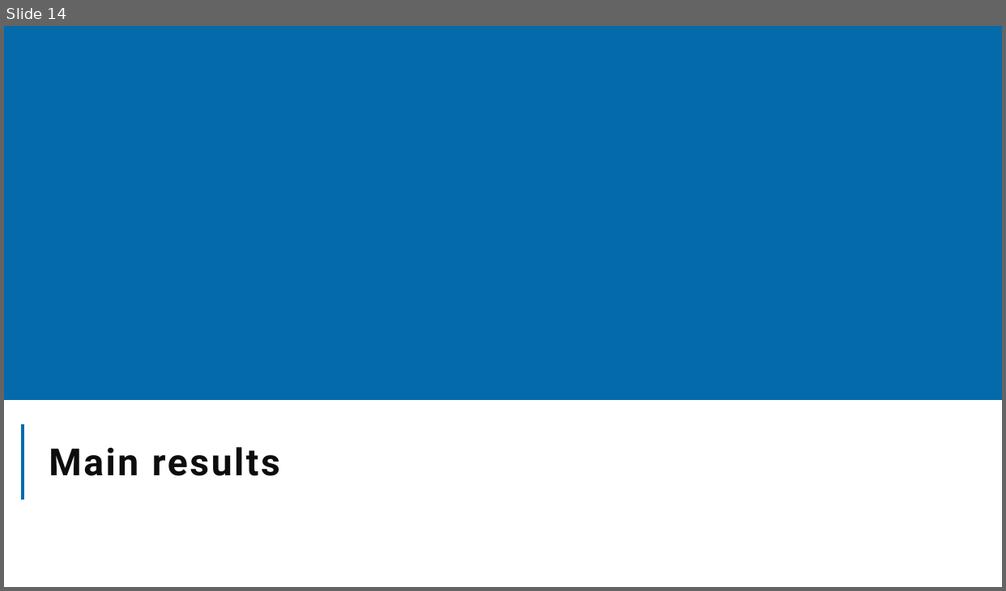
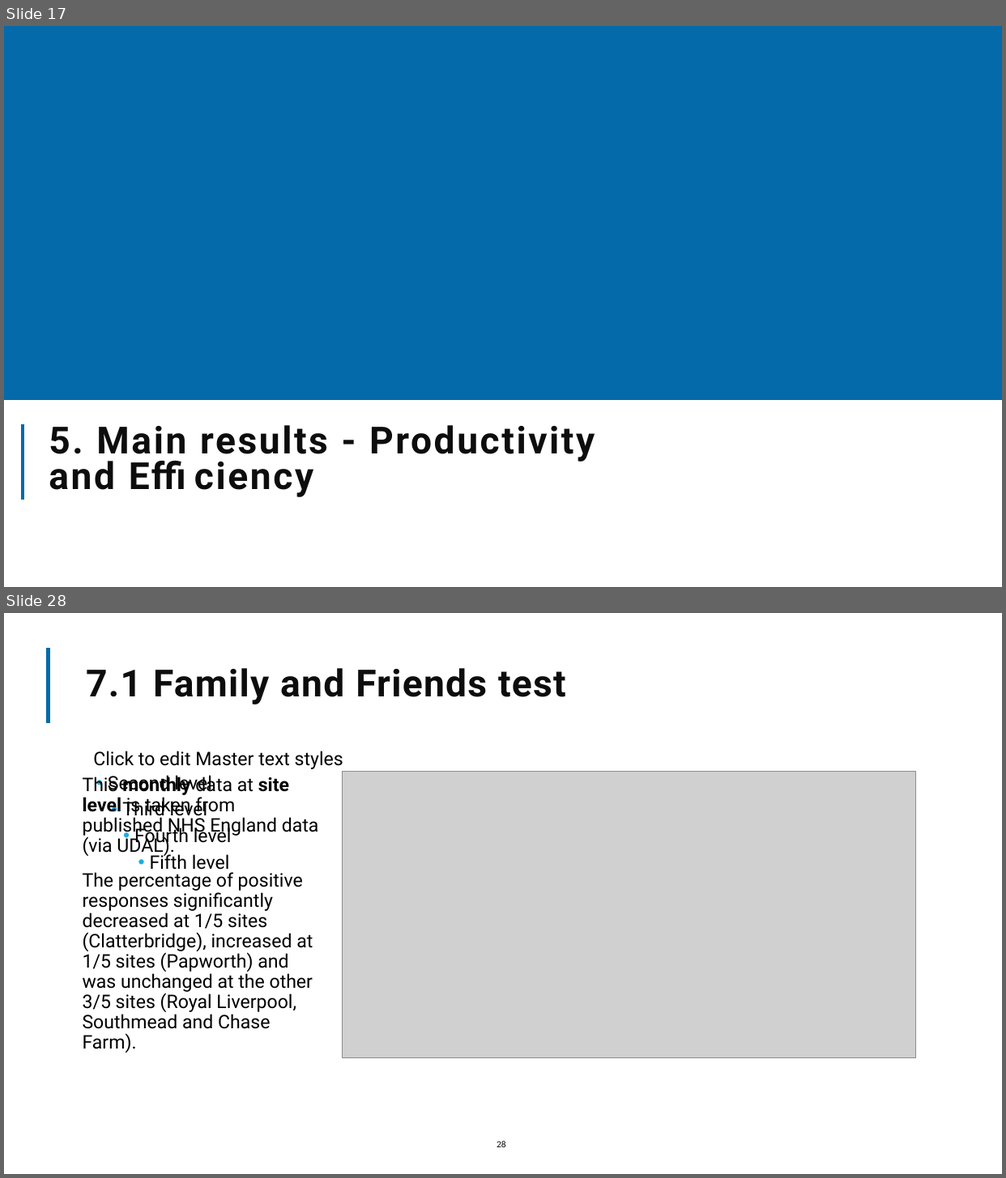
Before and after one commit to The-Strategy-Unit/nhp_sbr_impacts, a slide deck: NHP_SBR impacts_2024.pptx. Shown one above the other, each under a label of ours: slide 14 before the commit, slides 17 and 28 after it; the slides between them are not shown. The pictures are 1006x591 and 1006x1178 pixels, drawn with LibreOffice and Linux fonts; fonts in the diff are those of the drawing; grey boxes stand for pictures; background and template pictures are left out. Boxes give left, top, right and bottom in pixels: in the first picture for what was removed or moved away, otherwise in the second. Text is boxed around its words. In the diff, an @@ line names an element or a change of style, - is before the commit and + after.

Commit message:
Added summary results sections to qmd/pptx output. Minor tweaks to template layout. Latest render aded.
Unknown changes (accidental space?) to causal impact script :-).

```diff
--- a/NHP_SBR impacts_2024.pptx
+++ b/NHP_SBR impacts_2024.pptx
@@ slide 28 added at <box>4,613,1002,1174</box>, background picture (left out) @@
@@ line added from (49, 723) to (49, 648), #046AAA 3.5 pt @@
@@ title added at <box>86,668,566,705</box>, 36 pt, text #0D0D0D, bold @@
+7.1 Family and Friends test
@@ text added at <box>93,751,343,870</box>, 18 pt, text #000000 @@
+  Click to edit Master text styles
+  • Second level
+    • Third level
+      • Fourth level
+        • Fifth level
@@ text added at <box>83,775,319,1053</box>, 18 pt, text #000000 @@
+This monthly data at site level is taken from published NHS England data (via UDAL).
+The percentage of positive responses significantly decreased at 1/5 sites (Clatterbridge), increased at 1/5 sites (Papworth) and was unchanged at the other 3/5 sites (Royal Liverpool, Southmead and Chase Farm).
@@ picture added at <box>342,771,916,1058</box> @@
@@ page number added at <box>496,1141,506,1148</box>, 9 pt, text #0D0D0D @@
+28
@@ what was slide 14 is now slide 17 @@
@@ slide 17 changed as well @@
@@ title at <box>49,425,594,490</box>: text changed @@
-Main results
+5. Main results - Productivity and Efficiency
```
Also in this commit, not shown: 13 other slides changed, 16 other slides added, 3 other files.
